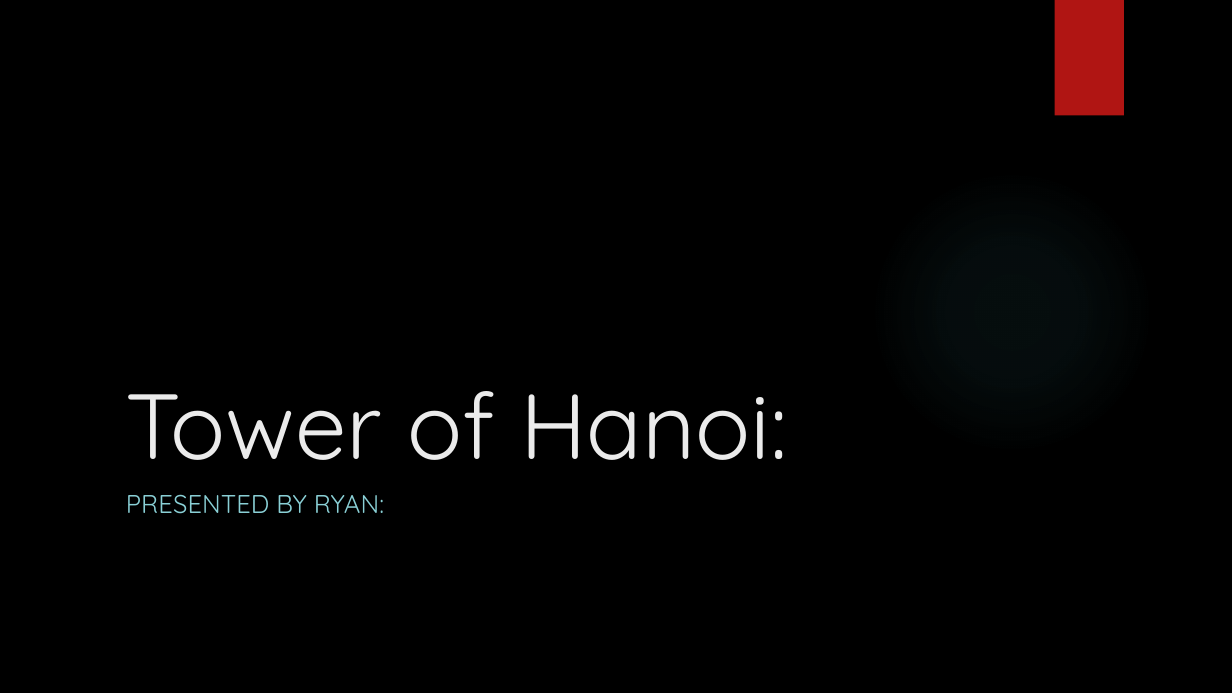
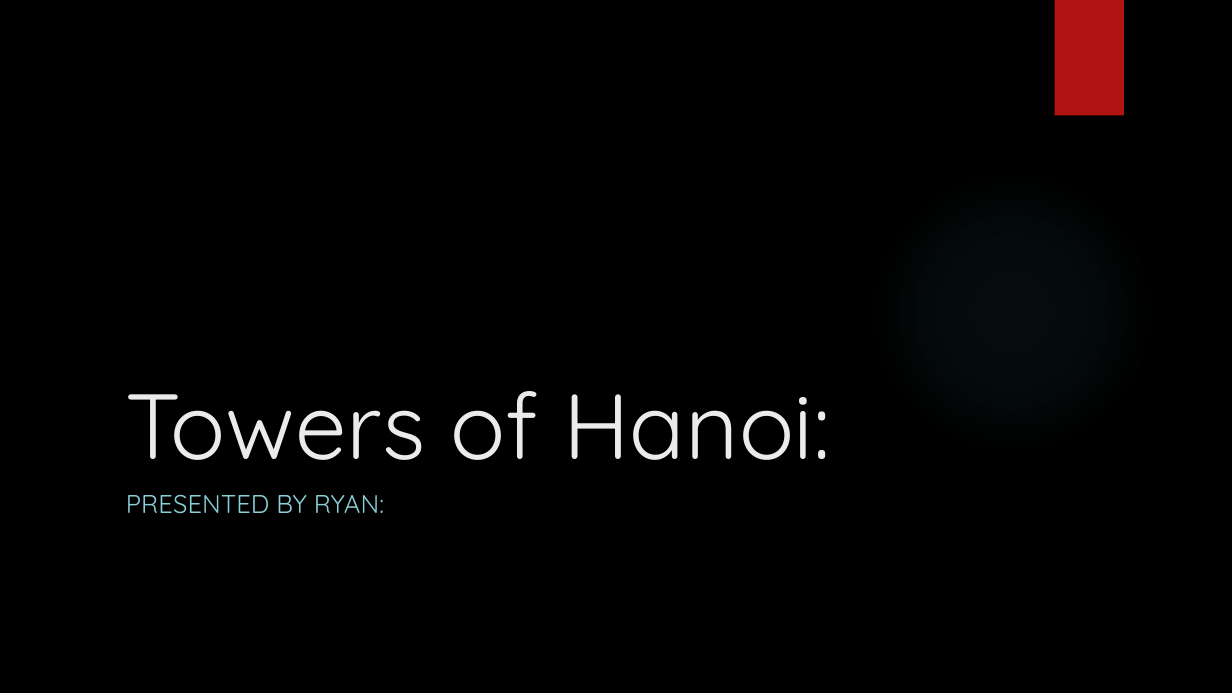
Before and after one commit to IgnitionOrk/SCaR_Arcade, a slide deck: slide 7 of SCaRArcade.pptx (slide 9 before the commit). Drawn at 1232x693 pixels with LibreOffice and Linux fonts; fonts in the diff are those of the drawing; background and template pictures are left out. Boxes give left, top, right and bottom in pixels: in the first picture for what was removed or moved away, otherwise in the second. Text is boxed around its words. In the diff, an @@ line names an element or a change of style, - is before the commit and + after.

```diff
--- a/SCaRArcade.pptx
+++ b/SCaRArcade.pptx
@@ title at (x1=126, y1=391, x2=831, y2=460): text changed @@
-Tower of Hanoi:
+Towers of Hanoi:
```
Also in this commit, not shown: 8 other slides changed, 3 slides added, 8 slides removed, 1 other file.
